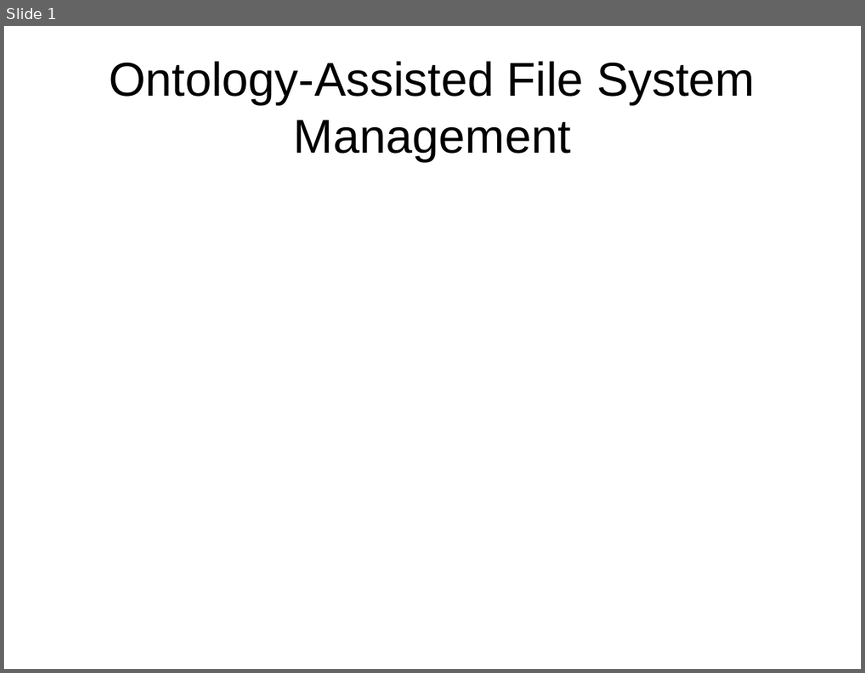
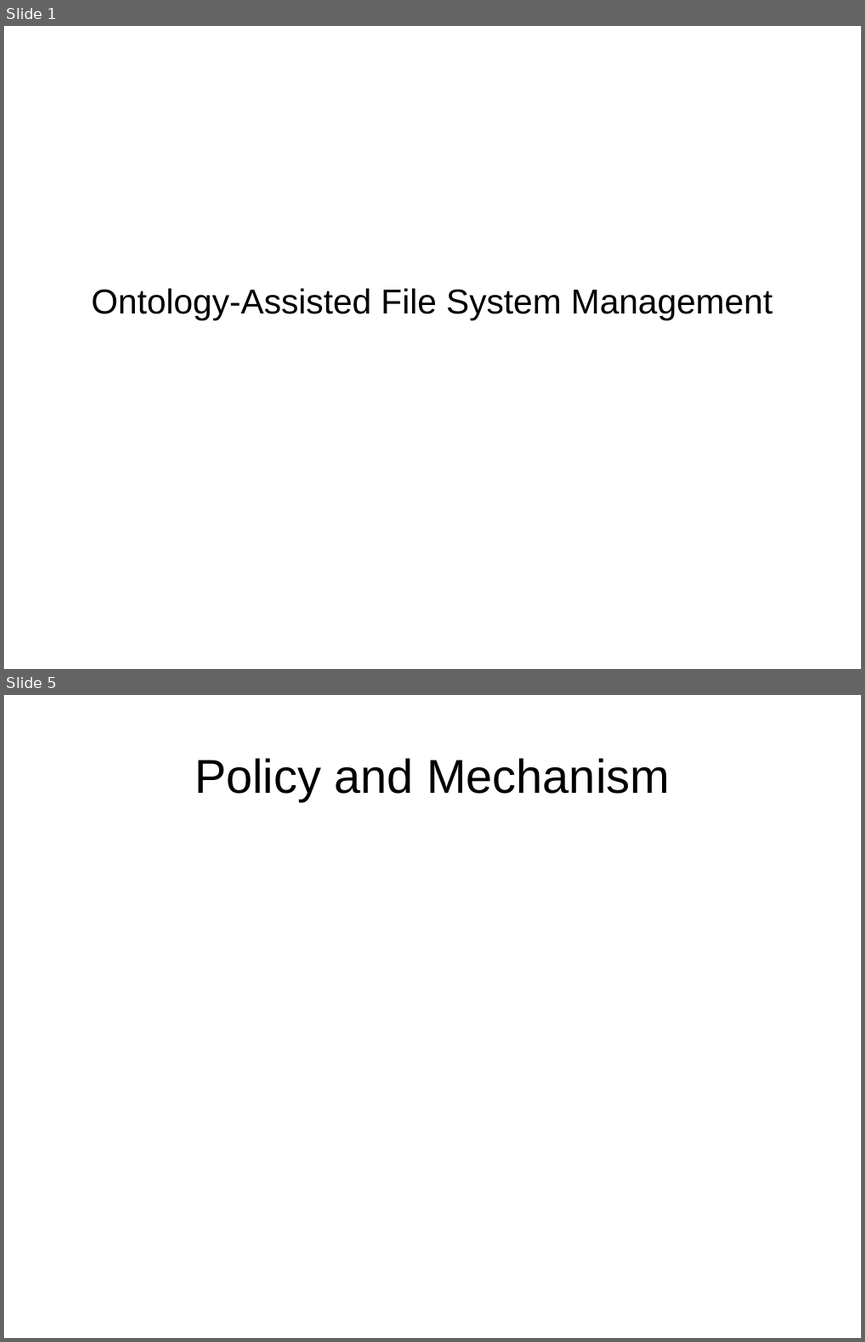
Before and after one commit to ShiZhan/fs-crawler, a slide deck: doc/oam.odp. Shown one above the other, each under a label of ours: slide 1 before the commit, slides 1 and 5 after it; the slides between them are not shown. The pictures are 865x673 and 865x1342 pixels, drawn with LibreOffice and Linux fonts; fonts in the diff are those of the drawing. Boxes give left, top, right and bottom in pixels: in the first picture for what was removed or moved away, otherwise in the second. Text is boxed around its words. In the diff, an @@ line names an element or a change of style, - is before the commit and + after.

```diff
--- a/doc/oam.odp
+++ b/doc/oam.odp
@@ slide 5 added at bbox=[4, 695, 861, 1338], background #FFFFFF @@
@@ title added at bbox=[194, 758, 670, 801], 44 pt, text #000000 @@
+Policy and Mechanism
@@ slide 1 changed as well @@
@@ subtitle "Ontology-Assisted File System Management" at bbox=[92, 288, 772, 320]: size 44 to 32 pt @@
```
Also in this commit, not shown: 8 other slides added.
